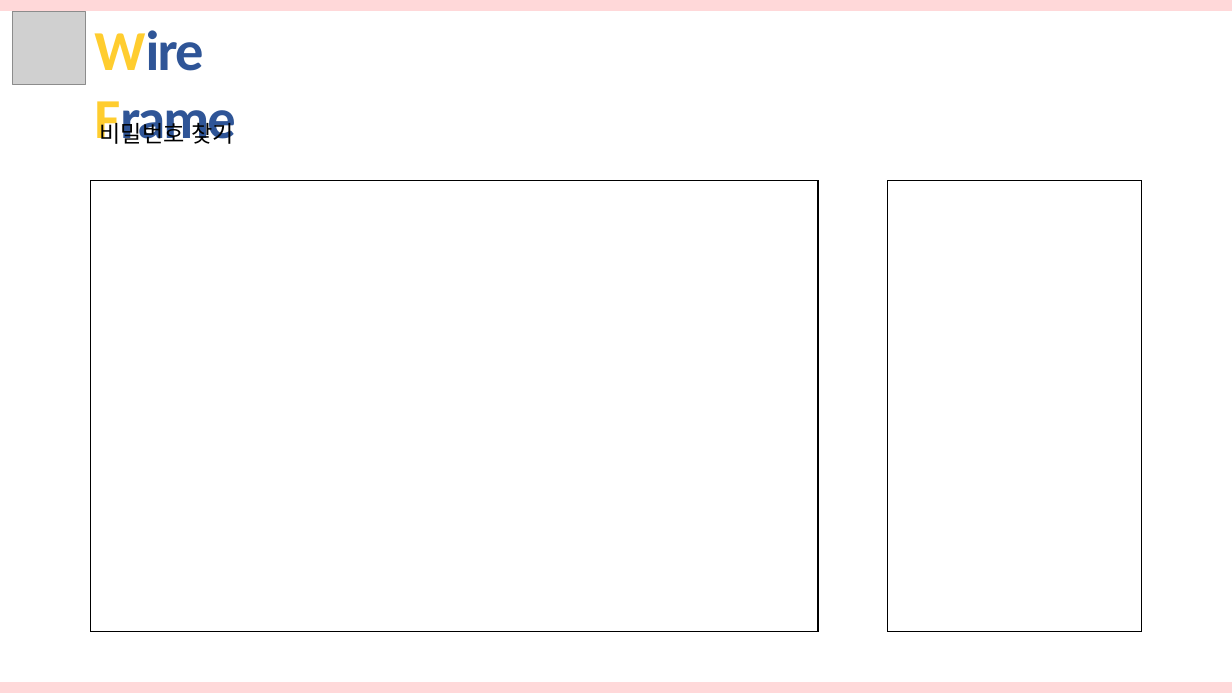
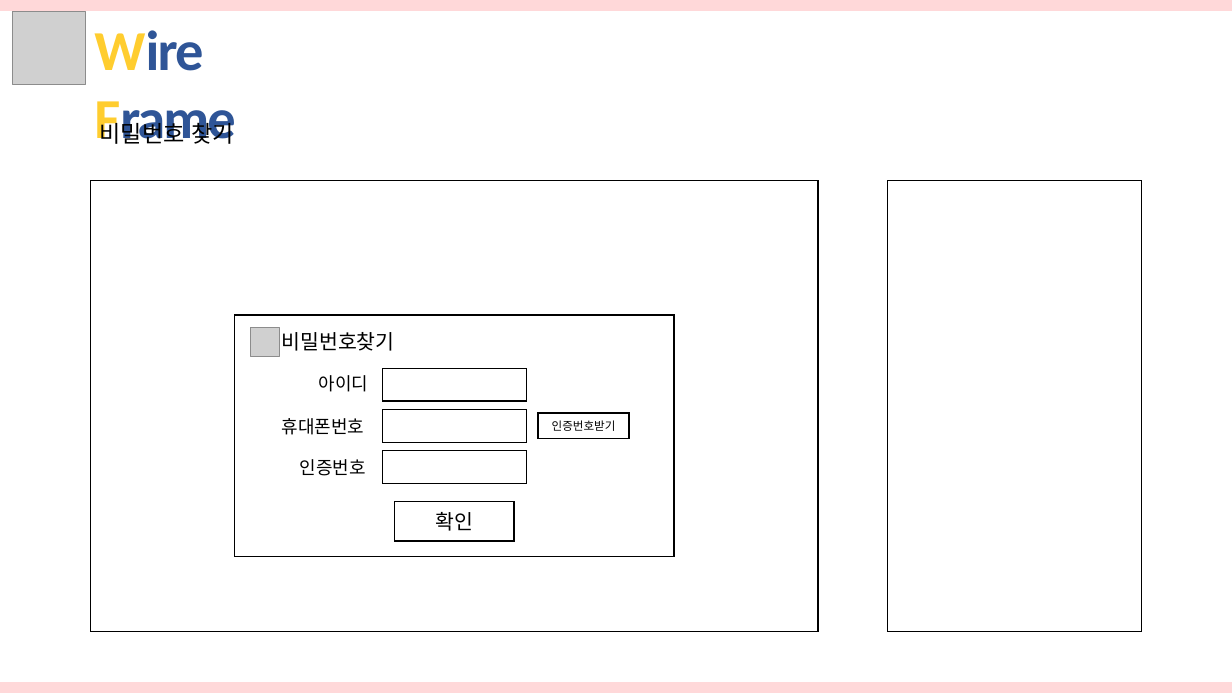
Before and after one commit to hhsw07/ezen-academy-projects, a slide deck: slide 9 of cmk/반려동물관리서비스.pptx. Drawn at 1232x693 pixels with LibreOffice and Linux fonts; fonts in the diff are those of the drawing; grey boxes stand for pictures. Boxes give left, top, right and bottom in pixels: in the first picture for what was removed or moved away, otherwise in the second. Text is boxed around its words. In the diff, an @@ line names an element or a change of style, - is before the commit and + after.

```diff
--- a/cmk/반려동물관리서비스.pptx
+++ b/cmk/반려동물관리서비스.pptx
@@ rectangle added at bbox=[235, 315, 675, 556], fill #FFFFFF, outline #000000 1 pt @@
@@ picture added at bbox=[250, 327, 279, 356] @@
@@ text added at bbox=[282, 332, 395, 351], 16 pt, text #000000 @@
+비밀번호찾기
@@ text added at bbox=[319, 375, 369, 392], 14 pt, text #000000 @@
+아이디
@@ rectangle added at bbox=[383, 369, 527, 401], fill #FFFFFF, outline #000000 1 pt @@
@@ text added at bbox=[282, 418, 365, 435], 14 pt, text #000000 @@
+휴대폰번호
@@ rectangle added at bbox=[383, 409, 527, 442], fill #FFFFFF, outline #000000 1 pt @@
@@ rectangle added at bbox=[538, 413, 628, 439], fill #FFFFFF, outline #000000 1 pt, 9 pt, text #000000 @@
+인증번호받기
@@ text added at bbox=[300, 459, 366, 476], 14 pt, text #000000 @@
+인증번호
@@ rectangle added at bbox=[383, 451, 527, 483], fill #FFFFFF, outline #000000 1 pt @@
@@ rectangle added at bbox=[395, 502, 514, 542], fill #FFFFFF, outline #000000 1 pt, 16 pt, text #000000 @@
+확인
```
Also in this commit, not shown: 6 other slides changed.
